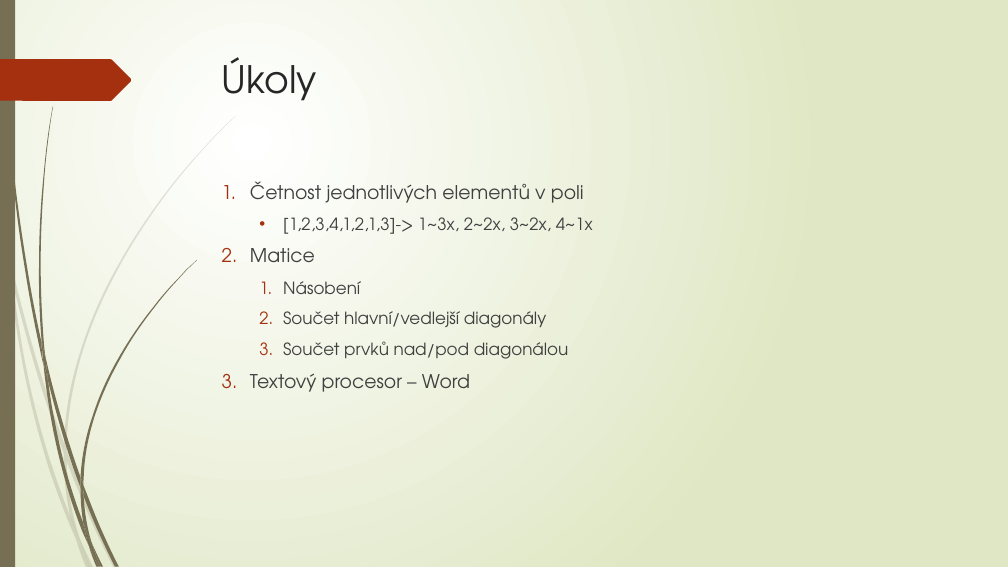
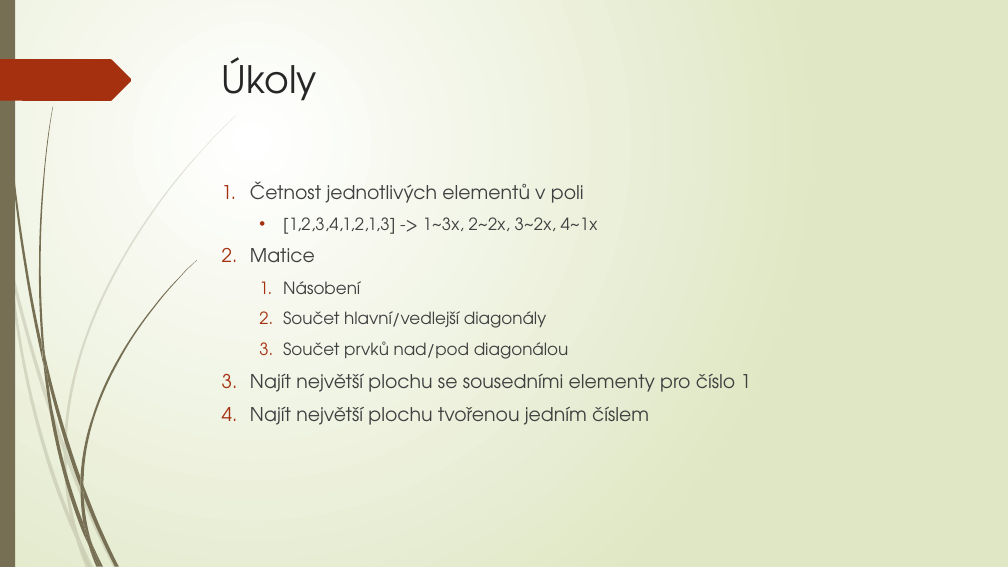
Before and after one commit to fan1x/fan1x.github.io, a slide deck: slide 3 of data/2018-19/prg1/cv5/prg1_cv5.pptx. Drawn at 1008x567 pixels with LibreOffice and Linux fonts; fonts in the diff are those of the drawing. Boxes give left, top, right and bottom in pixels: in the first picture for what was removed or moved away, otherwise in the second. Text is boxed around its words. In the diff, an @@ line names an element or a change of style, - is before the commit and + after.

```diff
--- a/data/2018-19/prg1/cv5/prg1_cv5.pptx
+++ b/data/2018-19/prg1/cv5/prg1_cv5.pptx
@@ text at [283,217,598,234]: spaces changed @@
-  • [1,2,3,4,1,2,1,3]-> 1~3x, 2~2x, 3~2x, 4~1x
+  • [1,2,3,4,1,2,1,3] -> 1~3x, 2~2x, 3~2x, 4~1x
@@ text at [250,374,751,425]: text changed @@
-3. Textový procesor – Word
+3. Najít největší plochu se sousedními elementy pro číslo 1
+4. Najít největší plochu tvořenou jedním číslem
```
Also in this commit, not shown: 1 other slide changed, 2 other files.
